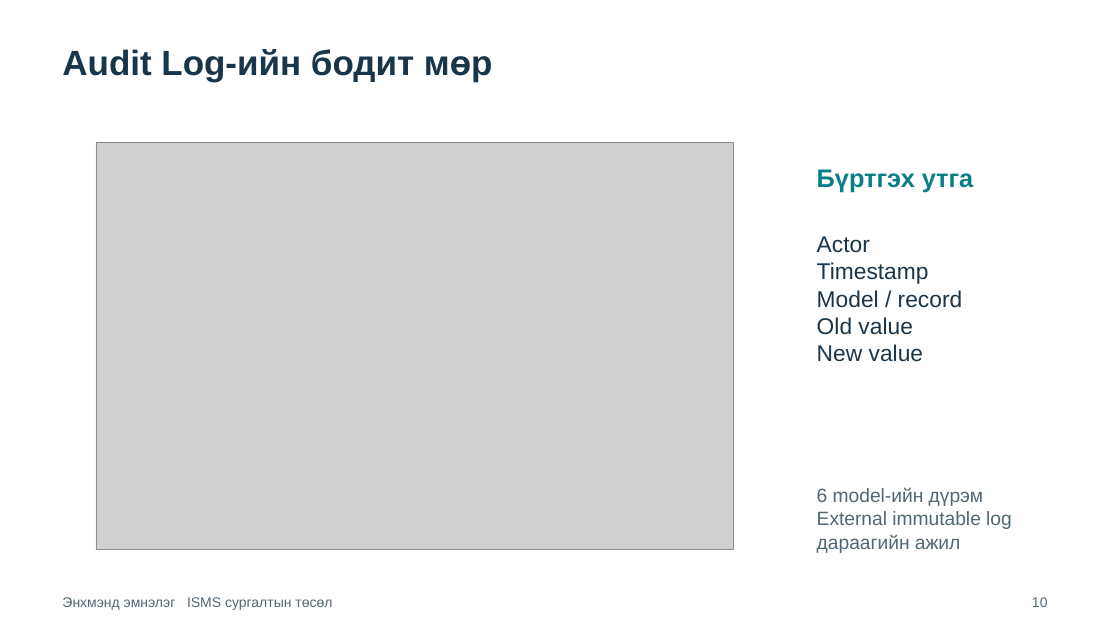
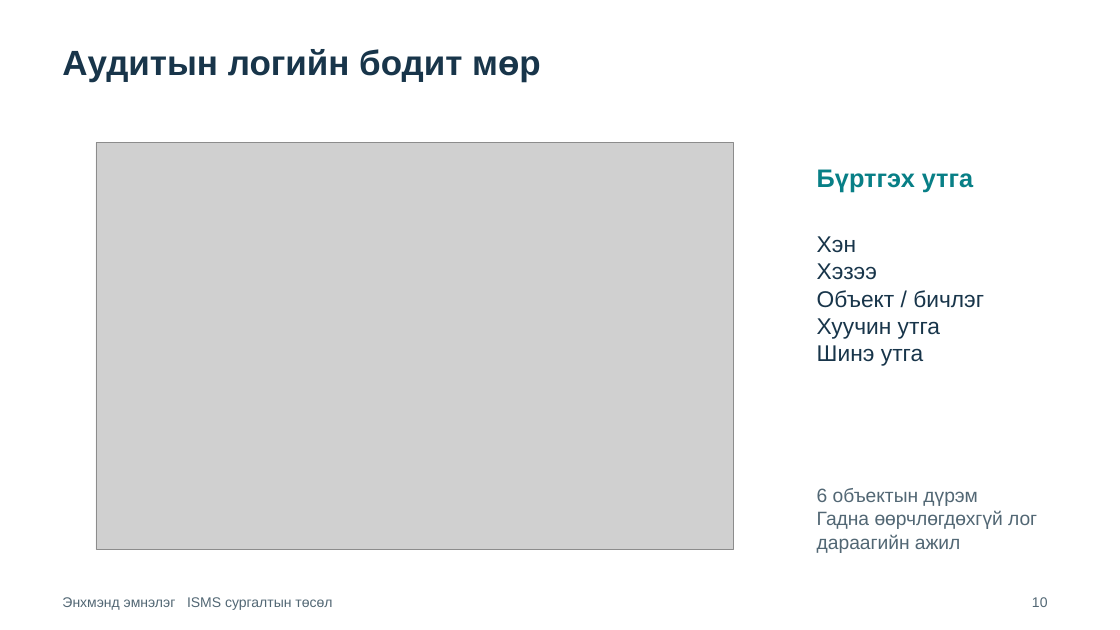
Before and after one commit to MfKero/enkhmend_isms, a slide deck: slide 10 of deliverables/Enkhmend-ISMS-Presentation.pptx. Drawn at 1120x630 pixels with LibreOffice and Linux fonts; fonts in the diff are those of the drawing; grey boxes stand for pictures. Boxes give left, top, right and bottom in pixels: in the first picture for what was removed or moved away, otherwise in the second. Text is boxed around its words. In the diff, an @@ line names an element or a change of style, - is before the commit and + after.

```diff
--- a/deliverables/Enkhmend-ISMS-Presentation.pptx
+++ b/deliverables/Enkhmend-ISMS-Presentation.pptx
@@ text at (62, 49, 541, 82): text changed @@
-Audit Log-ийн бодит мөр
+Аудитын логийн бодит мөр
@@ text at (817, 236, 984, 366): text changed @@
-Actor
-Timestamp
-Model / record
-Old value
-New value
+Хэн
+Хэзээ
+Объект / бичлэг
+Хуучин утга
+Шинэ утга
@@ text at (817, 488, 1037, 529): text changed @@
-6 model-ийн дүрэм
-External immutable log
+6 объектын дүрэм
+Гадна өөрчлөгдөхгүй лог
```
Also in this commit, not shown: 10 other slides changed, 29 other files.
